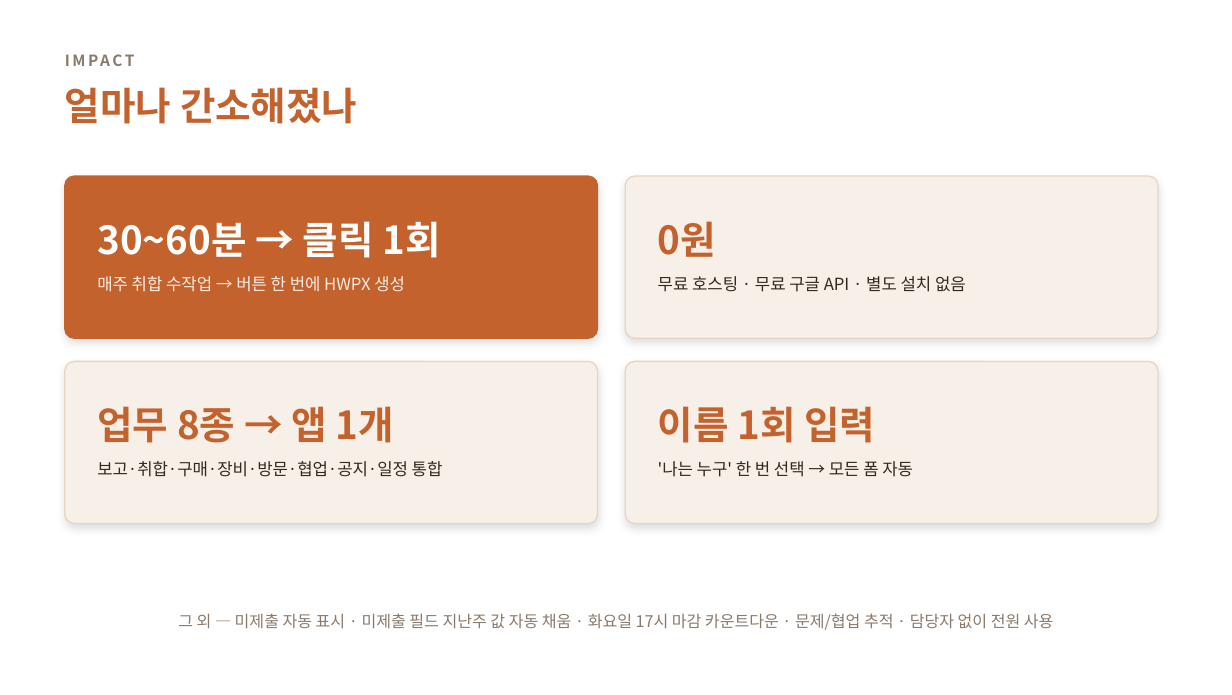
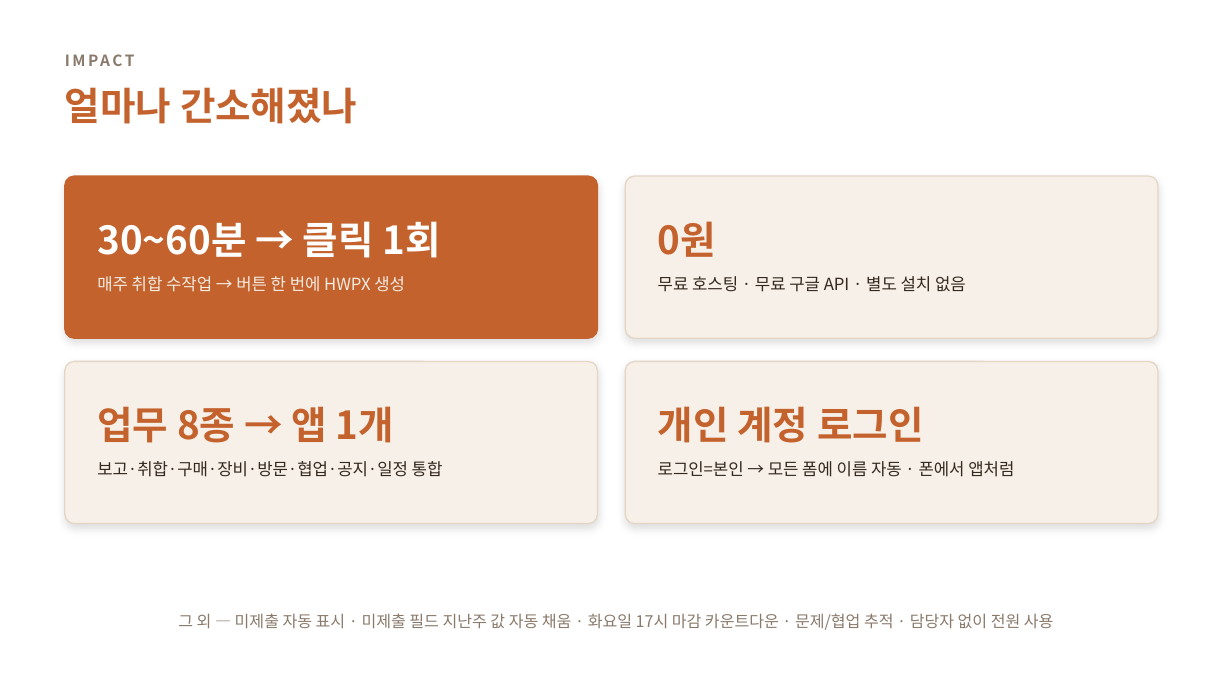
Before and after one commit to carerobot0001-pixel/carerobot-weekly-report, a slide deck: slide 4 of docs/dolbom_studio_소개.pptx. Drawn at 1232x695 pixels with LibreOffice and Linux fonts; fonts in the diff are those of the drawing. Boxes give left, top, right and bottom in pixels: in the first picture for what was removed or moved away, otherwise in the second. Text is boxed around its words. In the diff, an @@ line names an element or a change of style, - is before the commit and + after.

Commit message:
폰 문제 2건 수정 + 문서 갱신
- 자동 로그인: Safari에서 앱 iframe의 localStorage 접근 불가 → localStorage/버튼/체크박스 제거.
  로그인 유지는 ?uid&tok URL 토큰으로, '홈 화면에 추가'하면 자동 로그인(안내 문구 추가).
- 사업단 일정: 임베드 달력이 구글 로그인 벽을 띄움 → 서비스계정으로 읽은 '일정 목록'을 기본(누구나 보임),
  큰 달력(구글 임베드)은 접이식으로.
- docs: 설계 MD 전면 갱신(계정 로그인·브랜딩·모바일/PWA), 소개 PPT에 Stage 7·8 추가·재생성(14슬라이드).

```diff
--- a/docs/dolbom_studio_소개.pptx
+++ b/docs/dolbom_studio_소개.pptx
@@ text at [658,406,923,443]: text changed @@
-이름 1회 입력
+개인 계정 로그인
@@ text at [658,461,1014,477]: text changed @@
-'나는 누구' 한 번 선택 → 모든 폼 자동
+로그인=본인 → 모든 폼에 이름 자동 · 폰에서 앱처럼
```
Also in this commit, not shown: 3 other slides changed, 1 slide added, 4 other files.
